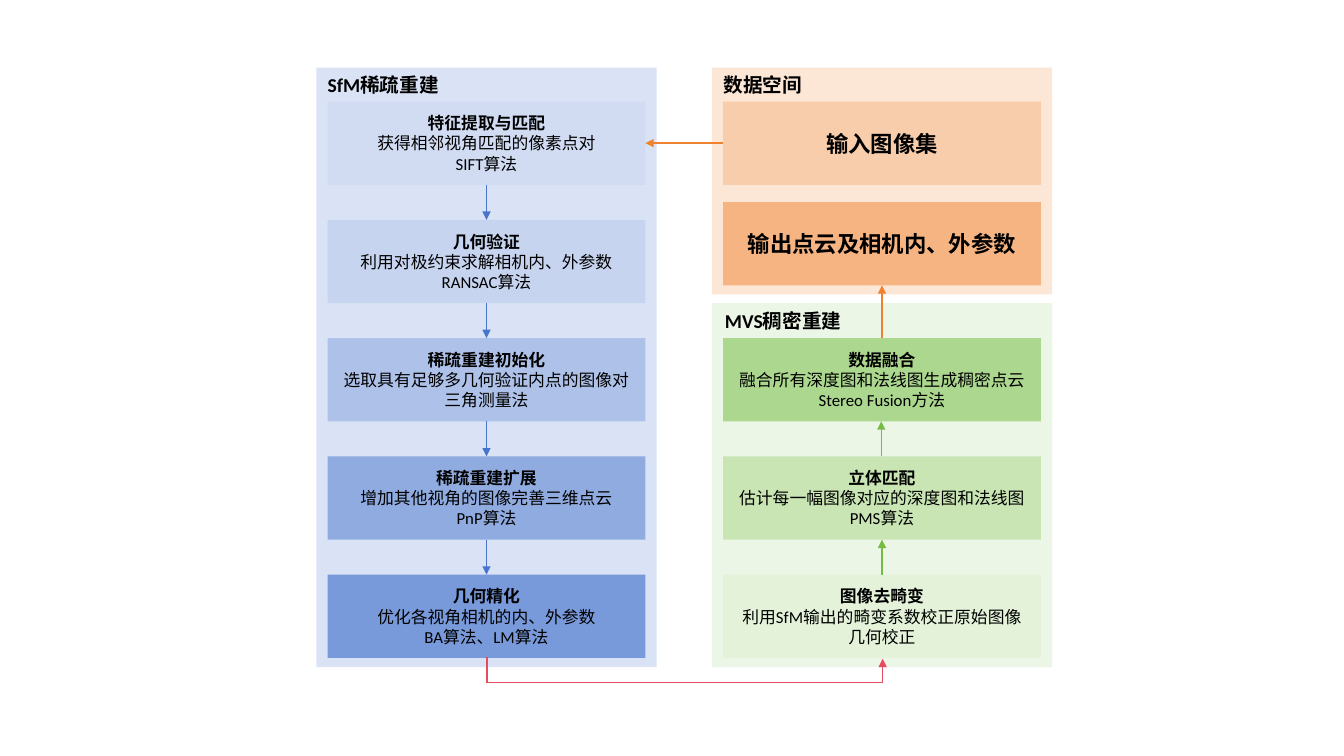
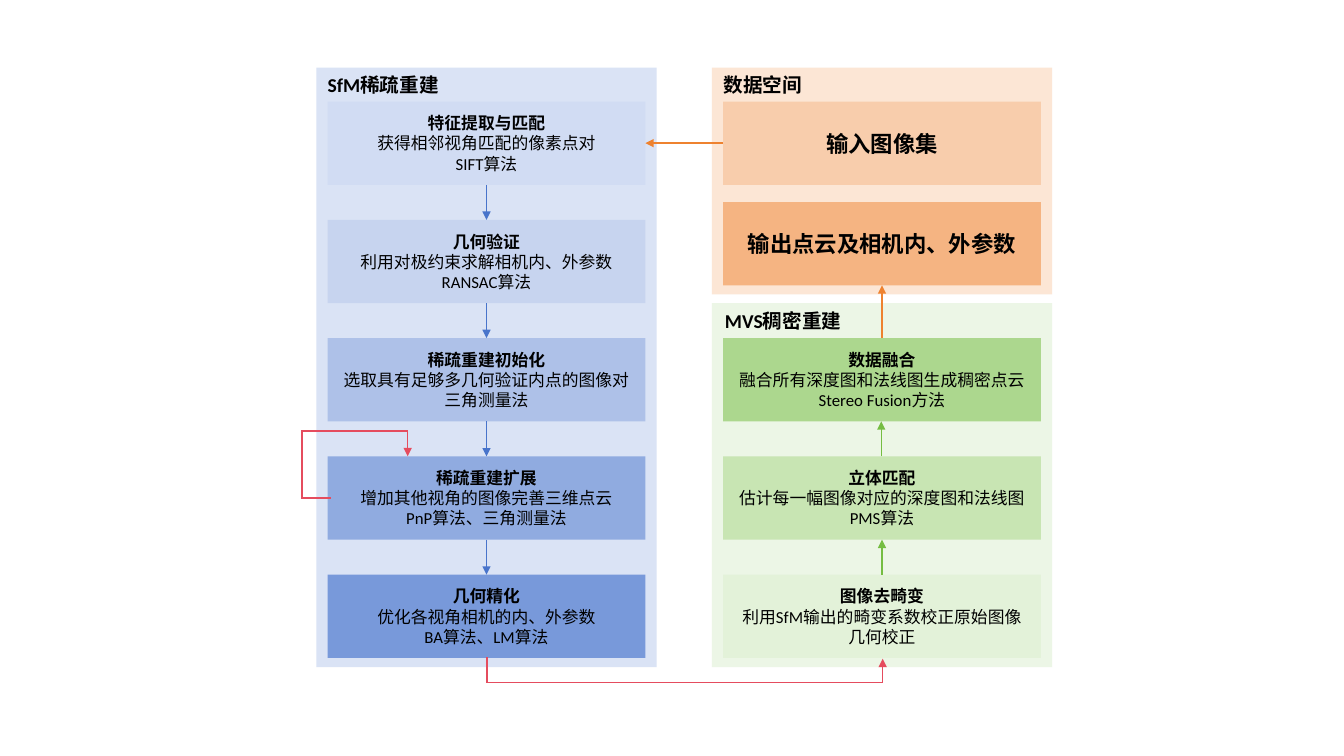
Before and after one commit to KingXHJ/X-PaperReading, a slide deck: slide 2 of Deep Learning/CV 3D/pictures/COLMAP/colmap process.pptx. Drawn at 1344x756 pixels with LibreOffice and Linux fonts; fonts in the diff are those of the drawing. Boxes give left, top, right and bottom in pixels: in the first picture for what was removed or moved away, otherwise in the second. Text is boxed around its words. In the diff, an @@ line names an element or a change of style, - is before the commit and + after.

```diff
--- a/Deep Learning/CV 3D/pictures/COLMAP/colmap process.pptx
+++ b/Deep Learning/CV 3D/pictures/COLMAP/colmap process.pptx
@@ elbow arrow added from (331, 498) to (407, 457), #E54C5E 1 pt @@
@@ text in rectangle at (360,490,612,526): text changed @@
-增加其他视角的图像完善三维点云
-PnP算法
+增加其他视角的图像完善三维点云
+PnP算法、三角测量法
```
Also in this commit, not shown: 1 other file.
